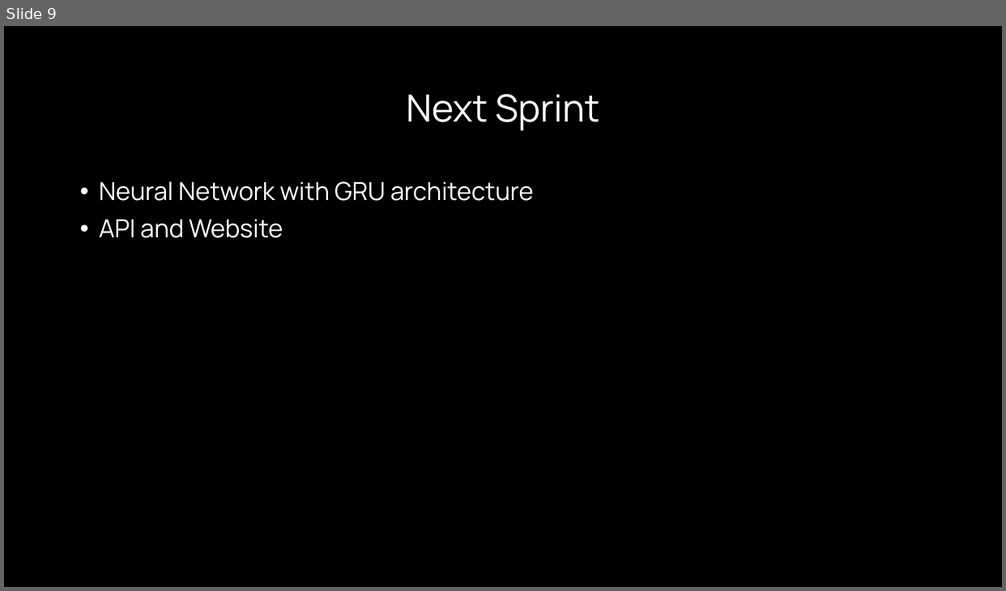
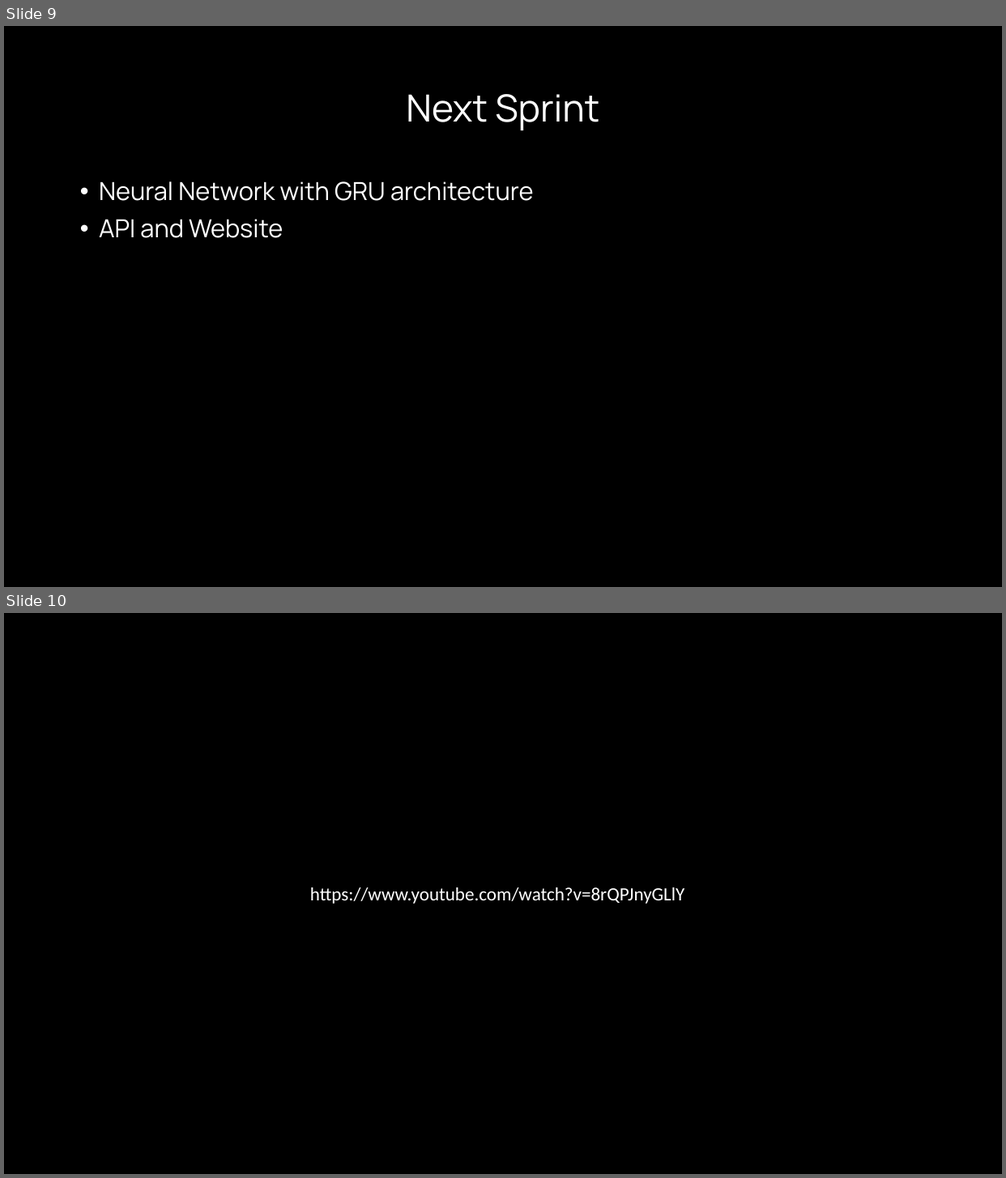
Before and after one commit to UrMango/psychobot, a slide deck: Presentations/PsychoBot - 1st Sprint.pptx. Shown one above the other, each under a label of ours: slide 9 before the commit, slides 9 and 10 after it. The pictures are 1006x591 and 1006x1178 pixels, drawn with LibreOffice and Linux fonts; fonts in the diff are those of the drawing. Boxes give left, top, right and bottom in pixels: in the first picture for what was removed or moved away, otherwise in the second. Text is boxed around its words. In the diff, an @@ line names an element or a change of style, - is before the commit and + after.

```diff
--- a/Presentations/PsychoBot - 1st Sprint.pptx
+++ b/Presentations/PsychoBot - 1st Sprint.pptx
@@ slide 10 added at (x1=4, y1=613, x2=1002, y2=1174), background #000000 @@
@@ text added at (x1=310, y1=888, x2=685, y2=904), 18 pt, text #FFFFFF @@
+https://www.youtube.com/watch?v=8rQPJnyGLlY
```
Also in this commit, not shown: 1 slide removed.
